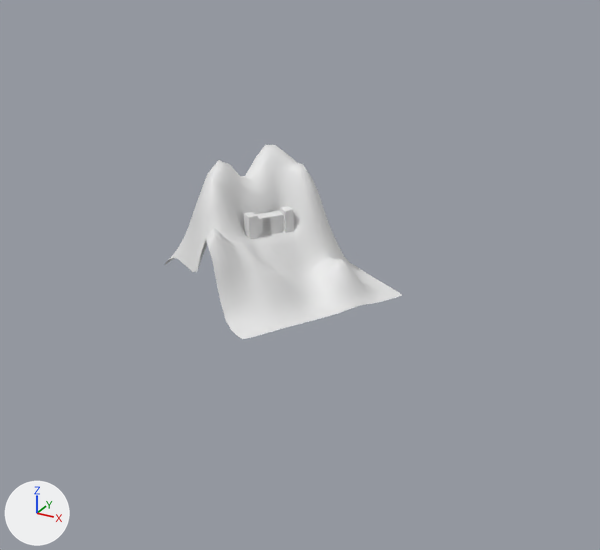
Renders of the Blender file 00-filestructure/01-Models/SD-Schloss_auf_Berg.blend from each side of a commit.
Rendered twice from a 50 mm camera at (12.2, -24.1, 14.5) aimed at (-1.0, -0.1, 2.5). The lights are fixed; the arrows at lower left show +X, +Y and +Z. Materials are left out; every surface is plain grey.

Objects in the first picture: 'Berg', 'Schloss'.
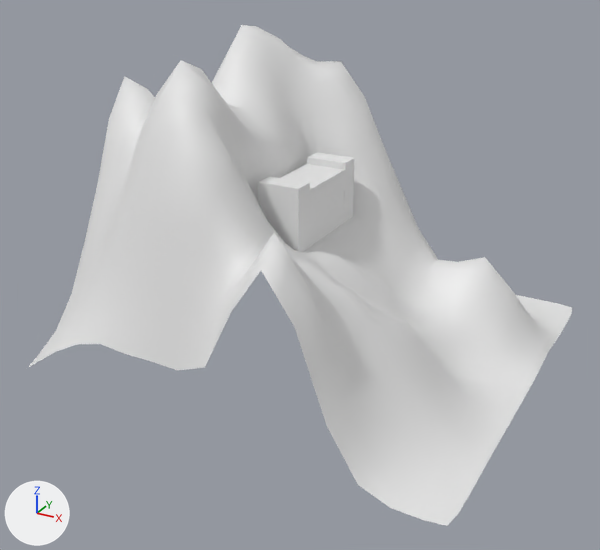
Location of each change, [x1, y1, x2, y2] in pixels of the pictures (600 x 550 px):
'Plane', now drawn
    after: [29, 25, 572, 526]
'Berg', deleted
    before: [164, 145, 402, 339]
'Schloss', reshaped, moved, rescaled, turned
    before: [244, 206, 294, 239]
    after: [258, 152, 355, 252]

The edits, one by one:
col_schloss (col_schloss) loses the line: col_schloss.objects.link(ob_cube_007)
Object 'Schloss' (ob_schloss) turns from (0, 0, -34) to (0, 0, 0) degrees about x, y and z.
Object 'Schloss' (ob_schloss) moves from (-5.21, 4.44, 1.97) to (-0.15, -1.01, 4.64).
Object 'Schloss' (ob_schloss) is rescaled from (0.201, 0.201, 0.201) to (0.36, 0.36, 0.36).
Object 'Berg' (ob_berg) is deleted.
Object 'Cube.006' (ob_cube_006) turns from (0, 90, 0) to (0, 0, 0) degrees about x, y and z.
Object 'Cube.006' (ob_cube_006) moves from (2.5, 4.1, 2.5) to (0.981, 2.68, 1.909).
Object 'Cube.006' (ob_cube_006) is rescaled from (2.5, 1.0, 1.25) to (1.0, 0.838, 1.91).
Object 'Cube.005' (ob_cube_005) turns from (0, 90, 0) to (0, 0, 0) degrees about x, y and z.
Object 'Cube.005' (ob_cube_005) moves from (2.5, -4.2, 2.5) to (0.981, -2.68, 1.909).
Object 'Cube.005' (ob_cube_005) is rescaled from (2.5, 1.0, 1.25) to (1.0, 0.838, 1.91).
Object 'Cube.007' (ob_cube_007) is deleted.
